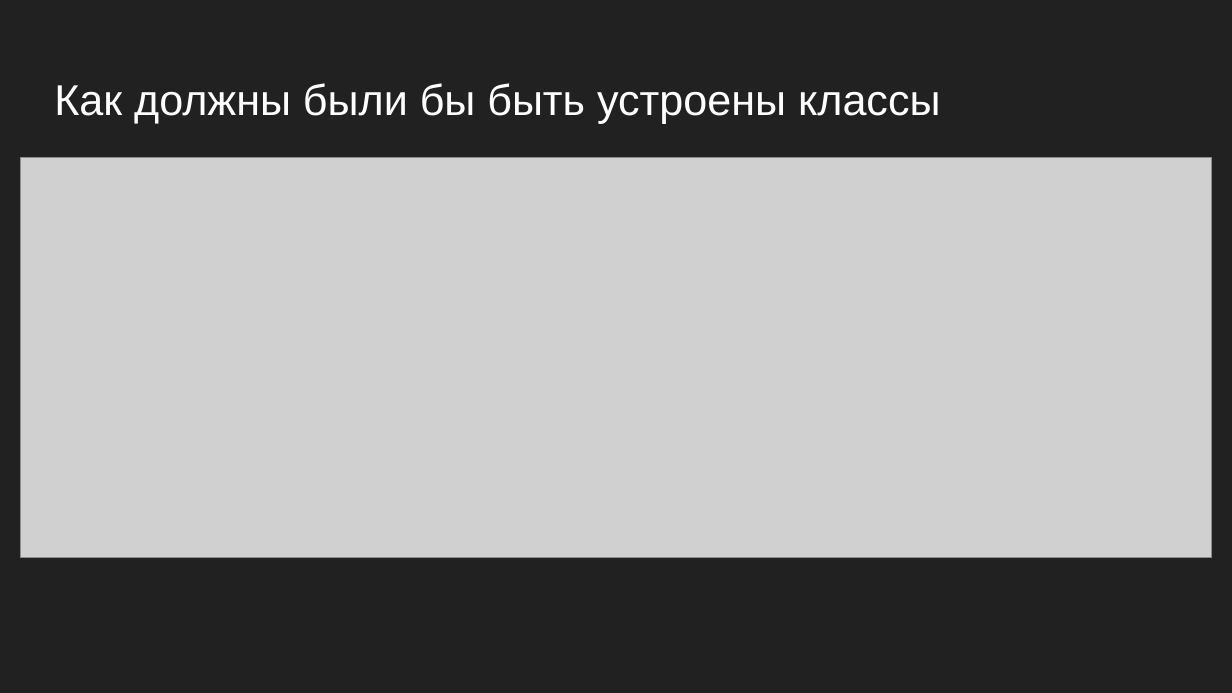
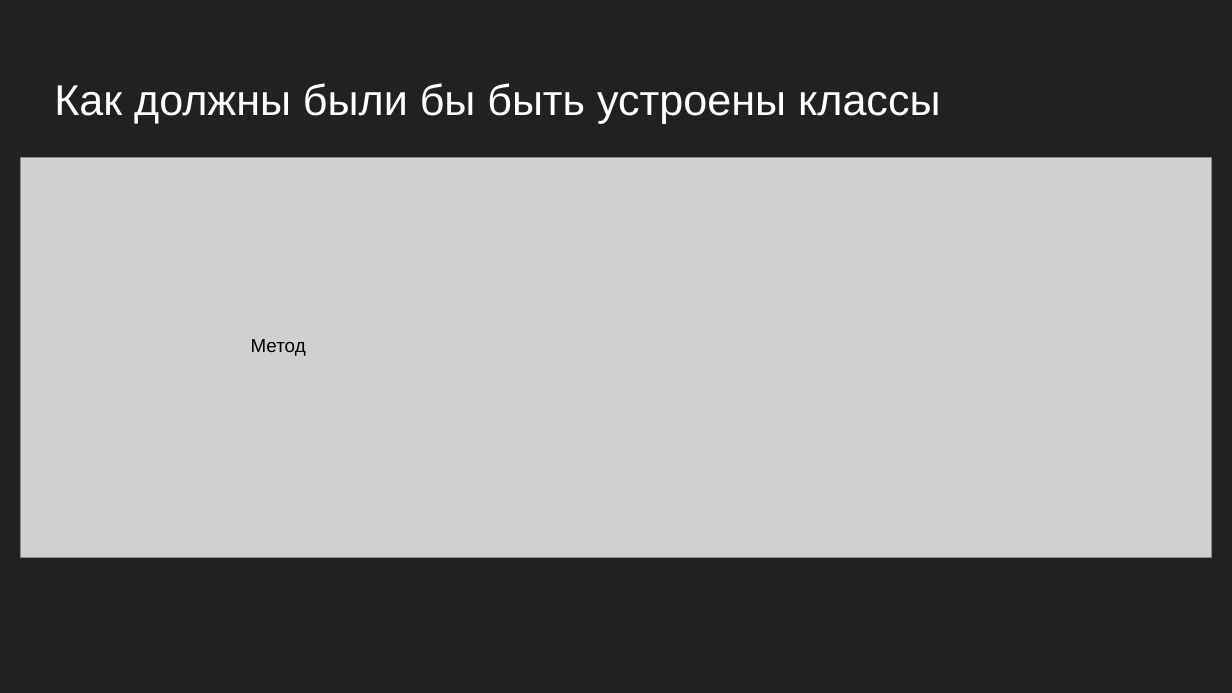
Before and after one commit to Marklzzz/ants, a slide deck: slide 5 of Роевой интеллект.pptx. Drawn at 1232x693 pixels with LibreOffice and Linux fonts; fonts in the diff are those of the drawing; grey boxes stand for pictures. Boxes give left, top, right and bottom in pixels: in the first picture for what was removed or moved away, otherwise in the second. Text is boxed around its words. In the diff, an @@ line names an element or a change of style, - is before the commit and + after.

```diff
--- a/Роевой интеллект.pptx
+++ b/Роевой интеллект.pptx
@@ text added at (x1=251, y1=339, x2=306, y2=356), 11 pt, text #000000 @@
+Метод
```
Also in this commit, not shown: 1 other slide changed, 1 slide added.
